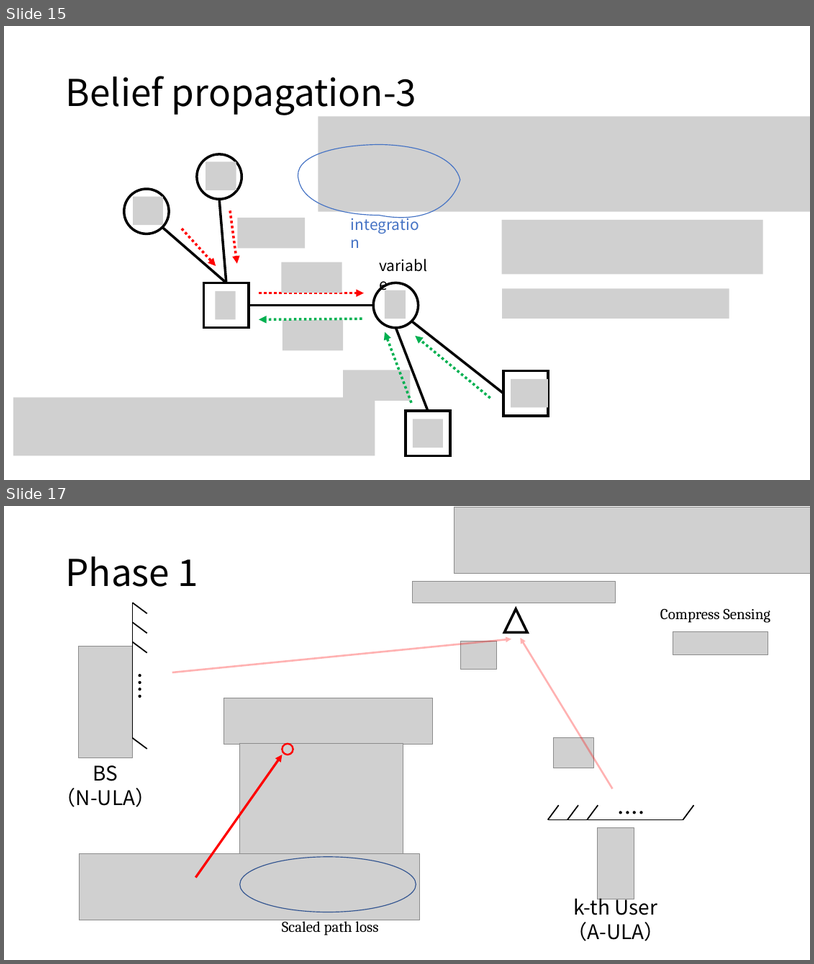
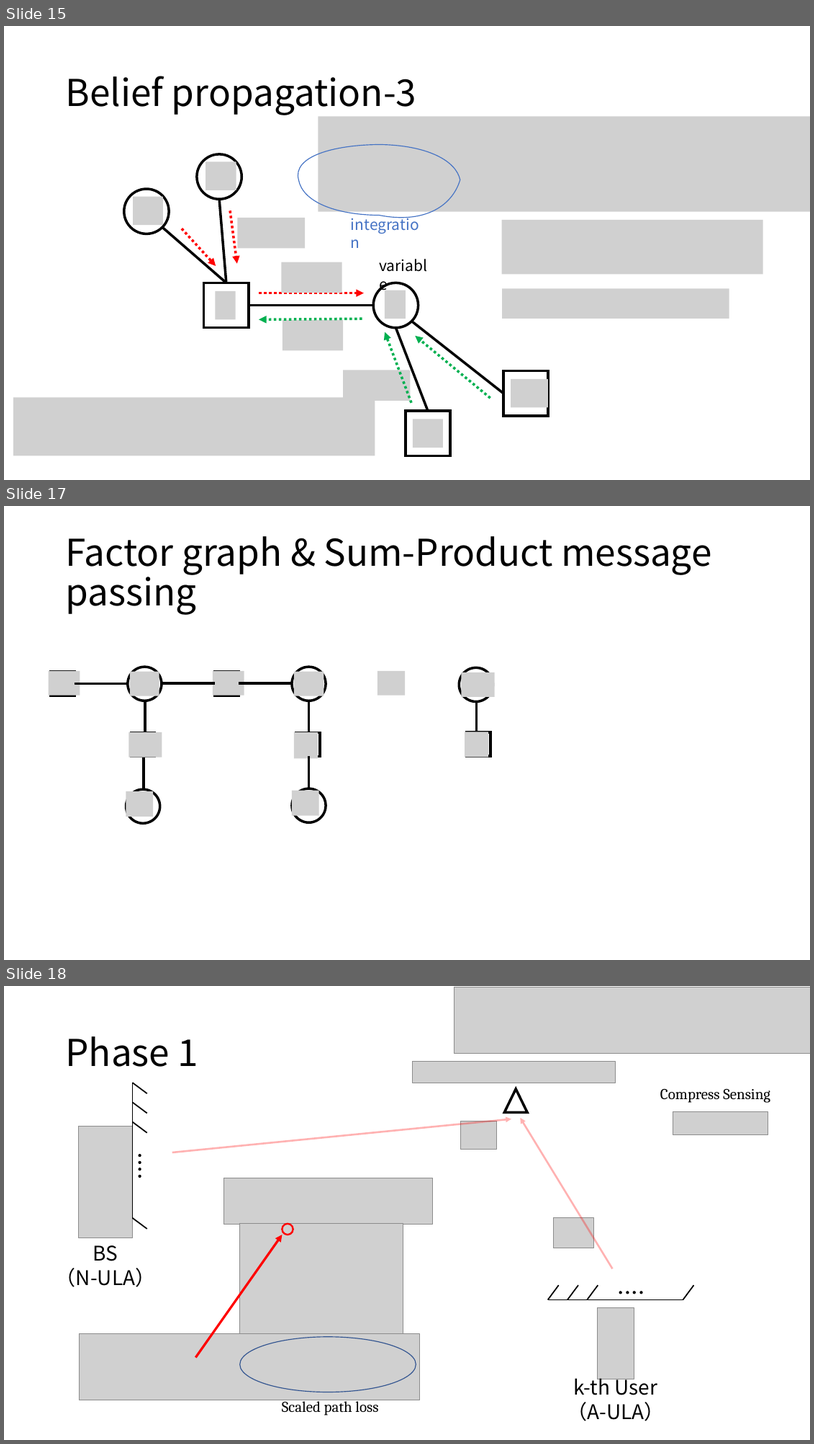
Before and after one commit to Brook1711/RIS-Angular-Domain, a slide deck: doc/RIS-angular-domain组会汇报.pptx. Shown one above the other, each under a label of ours: slides 15 and 17 before the commit, slides 15, 17 and 18 after it; the slides between them are not shown. The pictures are 814x964 and 814x1444 pixels, drawn with LibreOffice and Linux fonts; fonts in the diff are those of the drawing; grey boxes stand for pictures. Boxes give left, top, right and bottom in pixels: in the first picture for what was removed or moved away, otherwise in the second. Text is boxed around its words. In the diff, an @@ line names an element or a change of style, - is before the commit and + after.

```diff
--- a/doc/RIS-angular-domain组会汇报.pptx
+++ b/doc/RIS-angular-domain组会汇报.pptx
@@ slide 17 added at bbox=[4, 506, 810, 960], background #FFFFFF @@
@@ title added at bbox=[65, 536, 712, 615], 44 pt, text #000000 @@
+Factor graph & Sum-Product message passing
@@ picture added at bbox=[378, 671, 405, 695] @@
@@ ellipse added at bbox=[460, 667, 494, 701], outline #000000 3 pt @@
@@ picture added at bbox=[461, 672, 494, 697] @@
@@ group added at bbox=[49, 667, 326, 758]: 6 pictures, 5 lines, 4 rectangles, 2 ellipses @@
@@ line added from (477, 700) to (477, 731), #000000 3 pt @@
@@ picture added at bbox=[465, 731, 489, 757] @@
@@ rectangle added at bbox=[468, 732, 491, 756], outline #000000 3 pt @@
@@ line added from (144, 757) to (144, 788), #000000 3 pt @@
@@ line added from (309, 756) to (309, 788), #000000 3 pt @@
@@ ellipse added at bbox=[126, 789, 160, 823], outline #000000 3 pt @@
@@ picture added at bbox=[126, 791, 154, 816] @@
@@ ellipse added at bbox=[292, 788, 326, 822], outline #000000 3 pt @@
@@ picture added at bbox=[292, 790, 319, 816] @@
@@ what was slide 17 is now slide 18 @@
```
Also in this commit, not shown: 1 slide changed, 1 other file.
